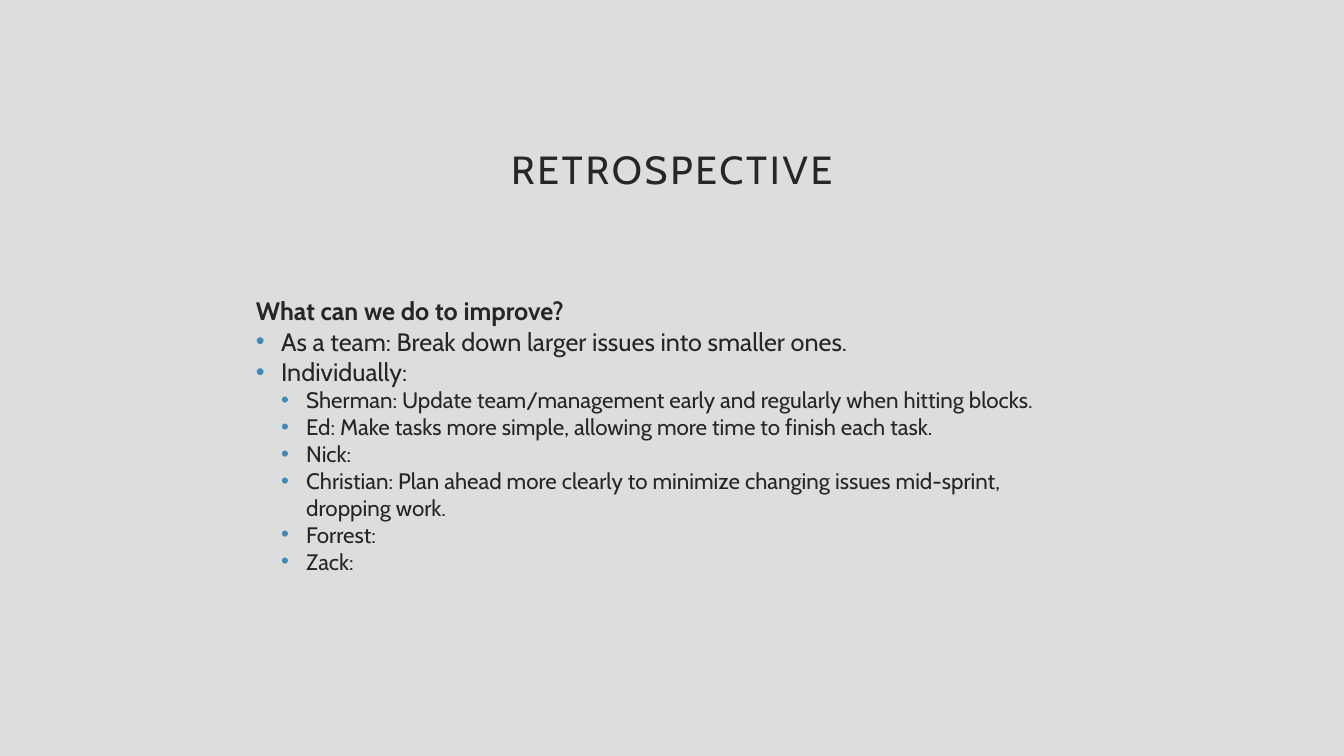
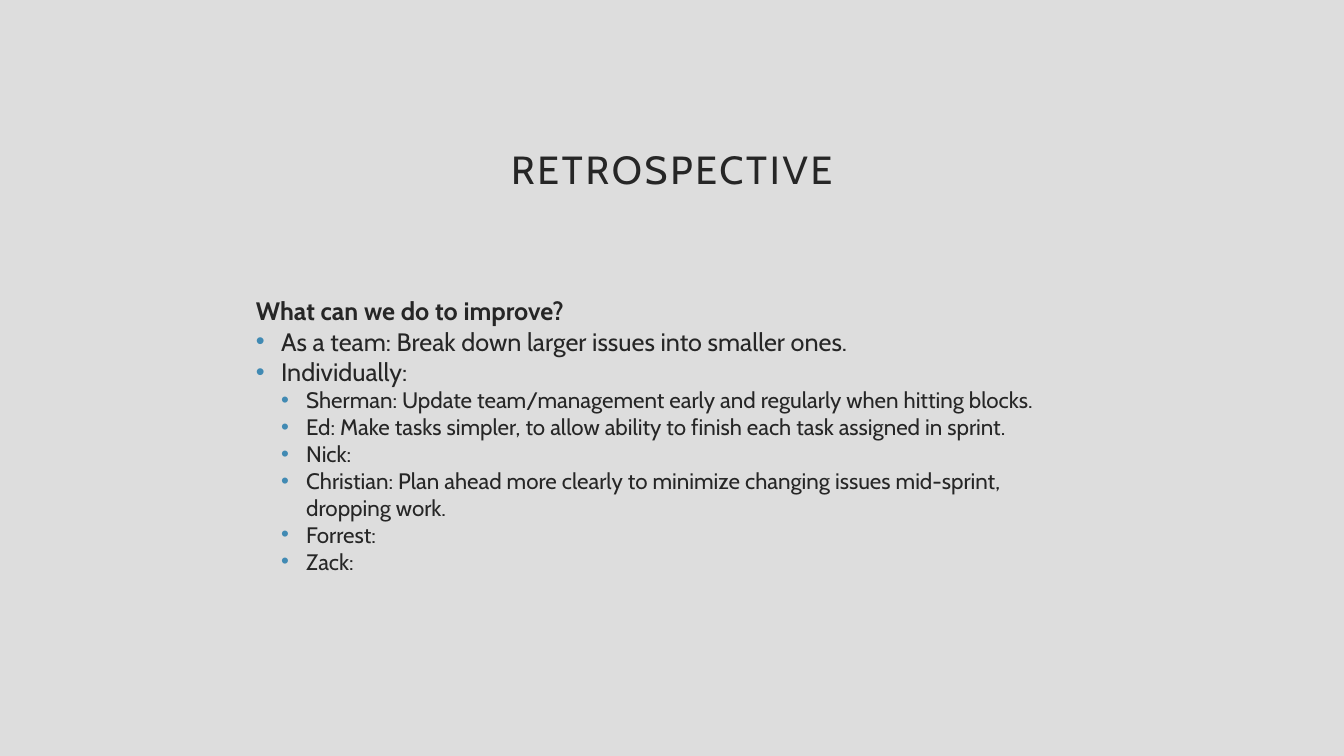
Before and after one commit to CiderCS3398/CS3398-Cider-S2017, a slide deck: slide 4 of Presentations/Sprint 2 Review.pptx. Drawn at 1344x756 pixels with LibreOffice and Linux fonts; fonts in the diff are those of the drawing. Boxes give left, top, right and bottom in pixels: in the first picture for what was removed or moved away, otherwise in the second. Text is boxed around its words. In the diff, an @@ line names an element or a change of style, - is before the commit and + after.

Commit message:
Eddie's second attempt
Retrospective

```diff
--- a/Presentations/Sprint 2 Review.pptx
+++ b/Presentations/Sprint 2 Review.pptx
@@ text at (306, 418, 1005, 441): text changed @@
-  • Ed: Make tasks more simple, allowing more time to finish each task.
+  • Ed: Make tasks simpler, to allow ability to finish each task assigned in sprint.
```
